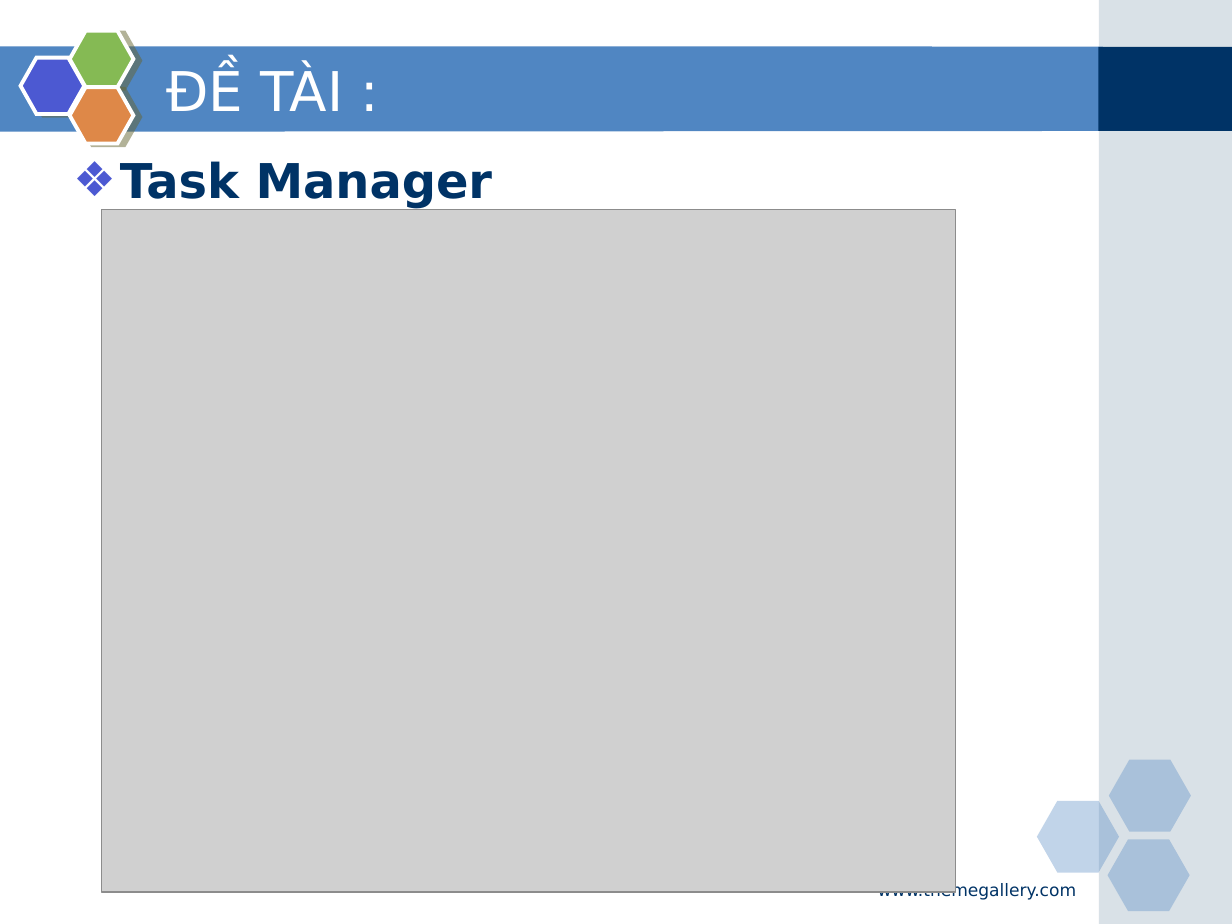
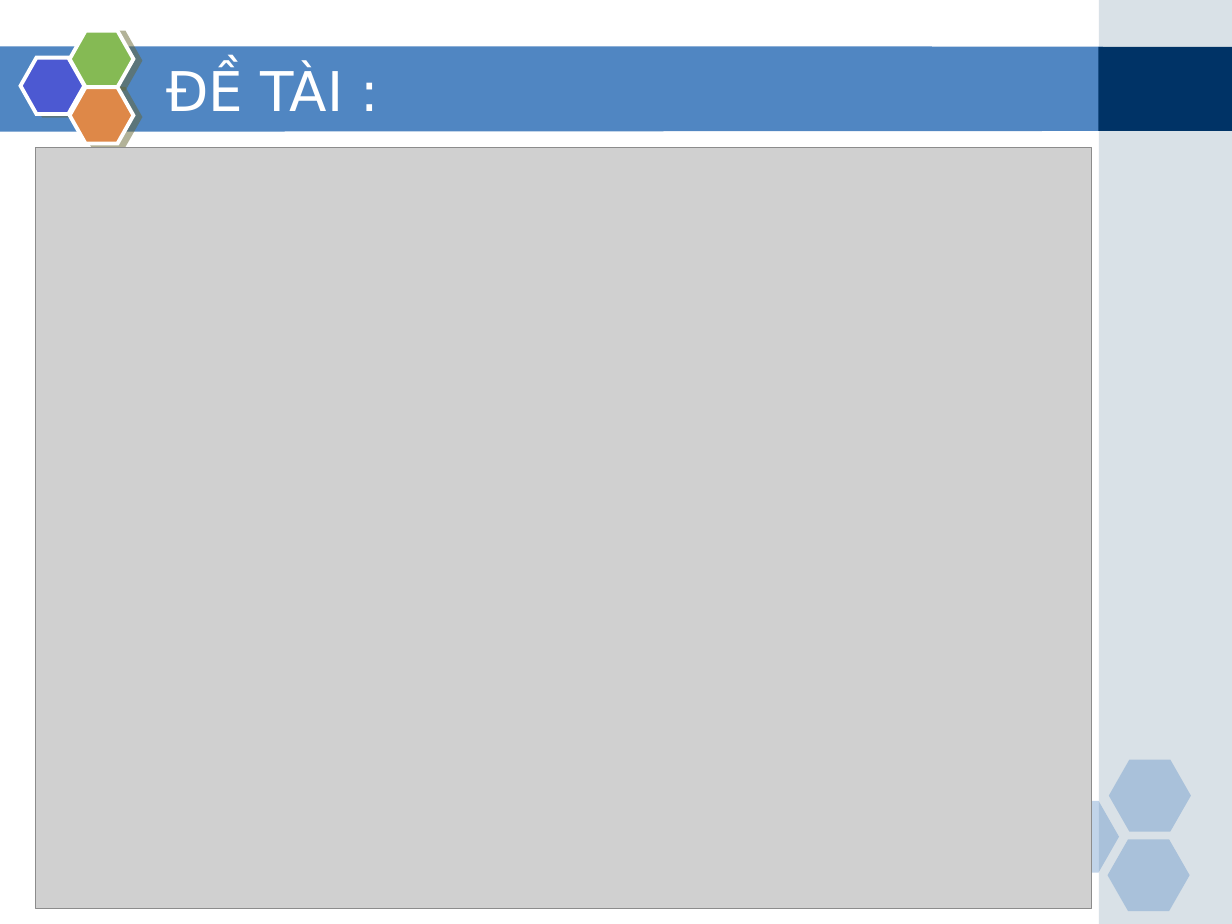
Before and after one commit to MinhHieuNguyen0210/Task-Manager, a slide deck: slide 4 of Đồ án 1.ppt. Drawn at 1232x924 pixels with LibreOffice and Linux fonts; fonts in the diff are those of the drawing; grey boxes stand for pictures. Boxes give left, top, right and bottom in pixels: in the first picture for what was removed or moved away, otherwise in the second. Text is boxed around its words. In the diff, an @@ line names an element or a change of style, - is before the commit and + after.

```diff
--- a/Đồ án 1.ppt
+++ b/Đồ án 1.ppt
@@ picture: place and size @@
-picture at (102,209,956,892)
+picture at (36,148,1092,909)
@@ text removed at (120,161,493,209) @@
-❖ Task Manager
@@ text removed at (878,882,1077,900) @@
-www.themegallery.com
```
Also in this commit, not shown: 3 other slides changed, 1 slide removed.
